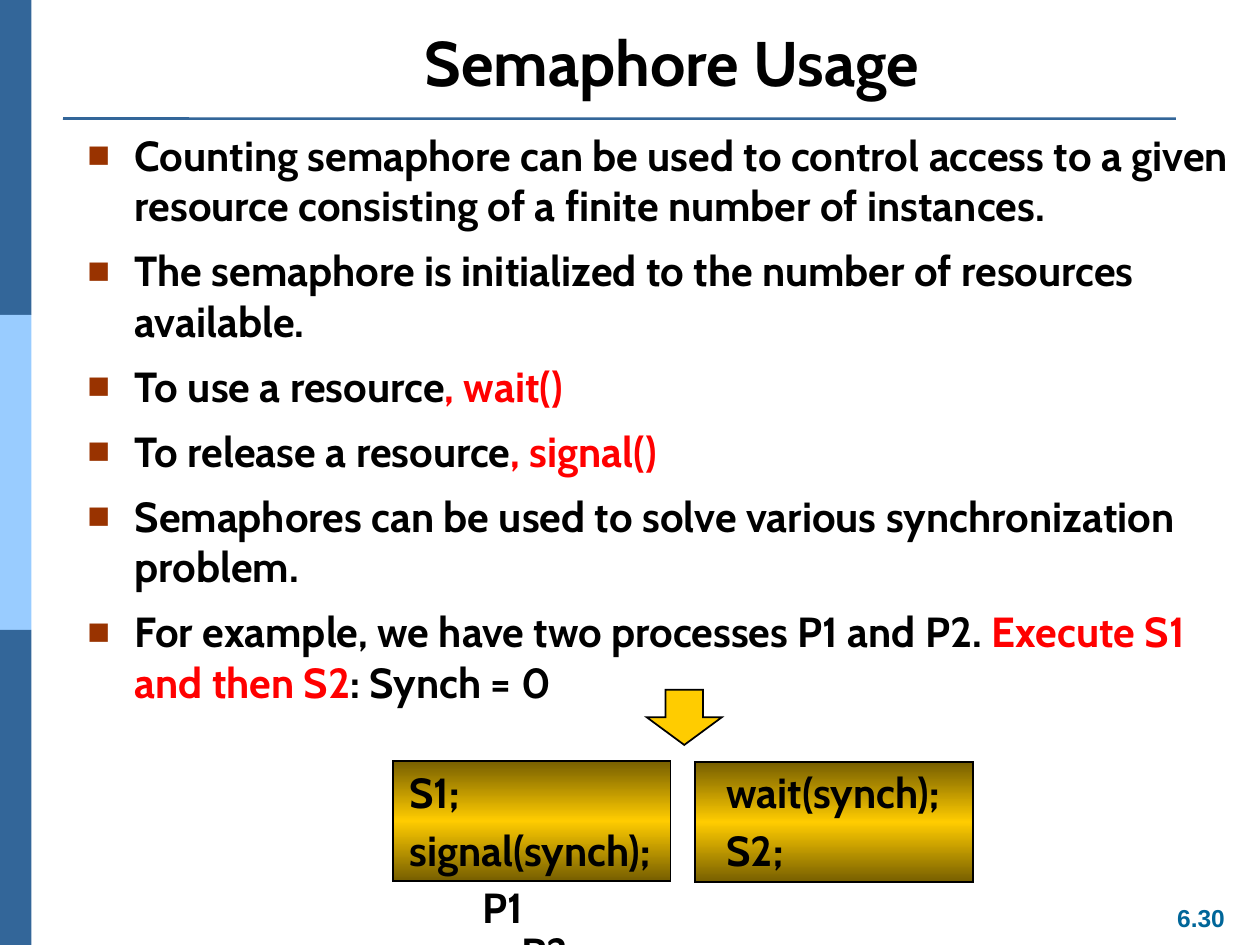
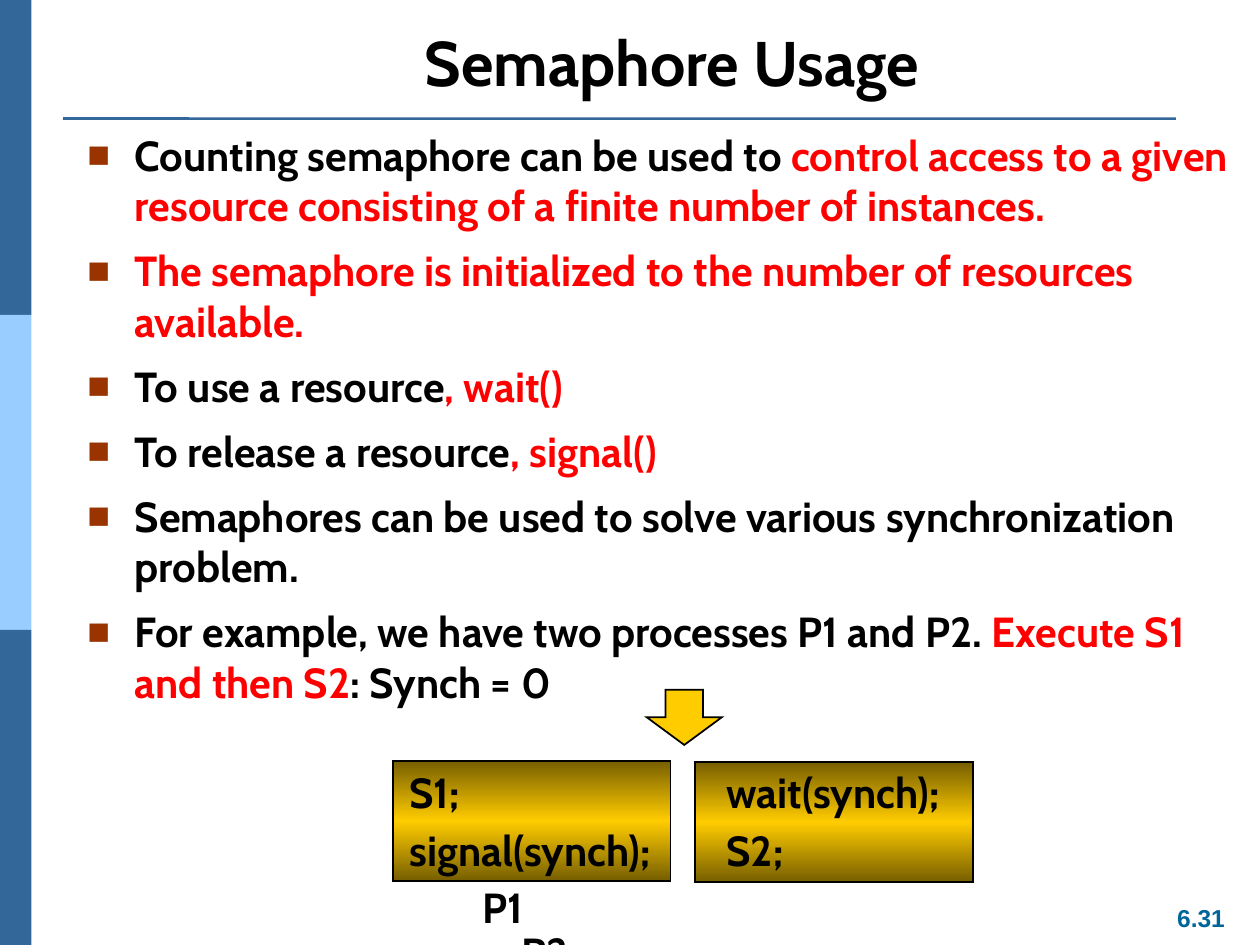
Before and after one commit to Yang09701194/OS_Learning, a slide deck: slide 31 of ch06.pptx (slide 30 before the commit). Drawn at 1260x945 pixels with LibreOffice and Linux fonts; fonts in the diff are those of the drawing. Boxes give left, top, right and bottom in pixels: in the first picture for what was removed or moved away, otherwise in the second. Text is boxed around its words. In the diff, an @@ line names an element or a change of style, - is before the commit and + after.

```diff
--- a/ch06.pptx
+++ b/ch06.pptx
@@ text at box(135, 139, 1228, 338): text colour #000000 to #FF0000 in "control access to a given resource consisting ...", "The semaphore is initialized to the number ..." @@
@@ page number at box(1177, 910, 1225, 928): text changed @@
-6.30
+6.31
```
Also in this commit, not shown: 16 other slides changed, 1 slide added.
